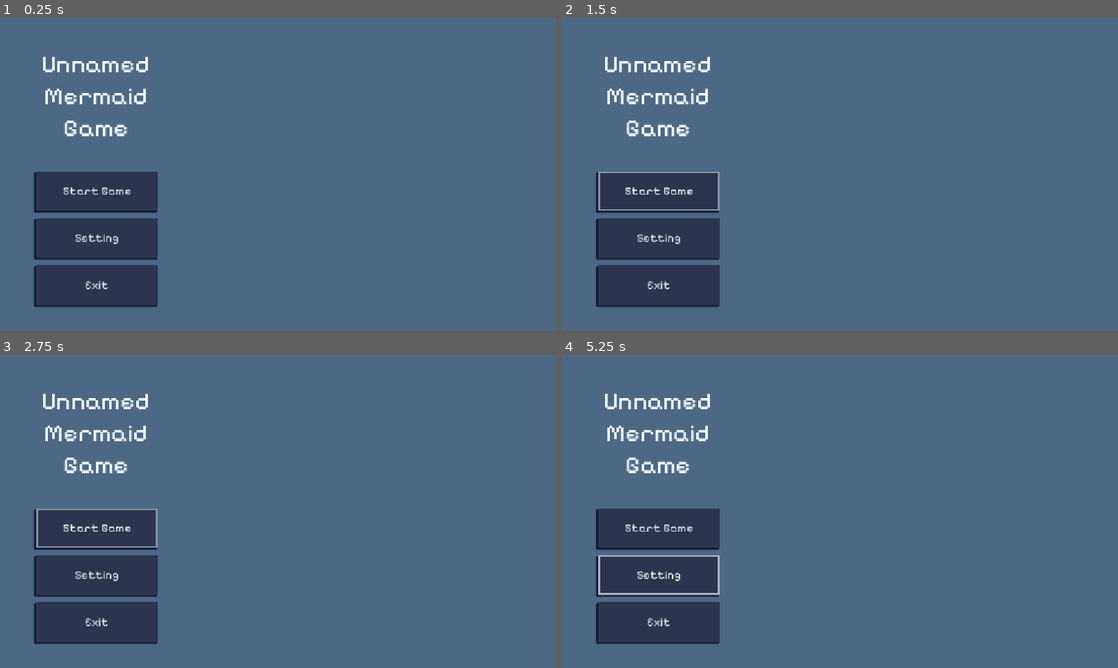
Above: before the commit, frames 1-4 (two rows, left to right).
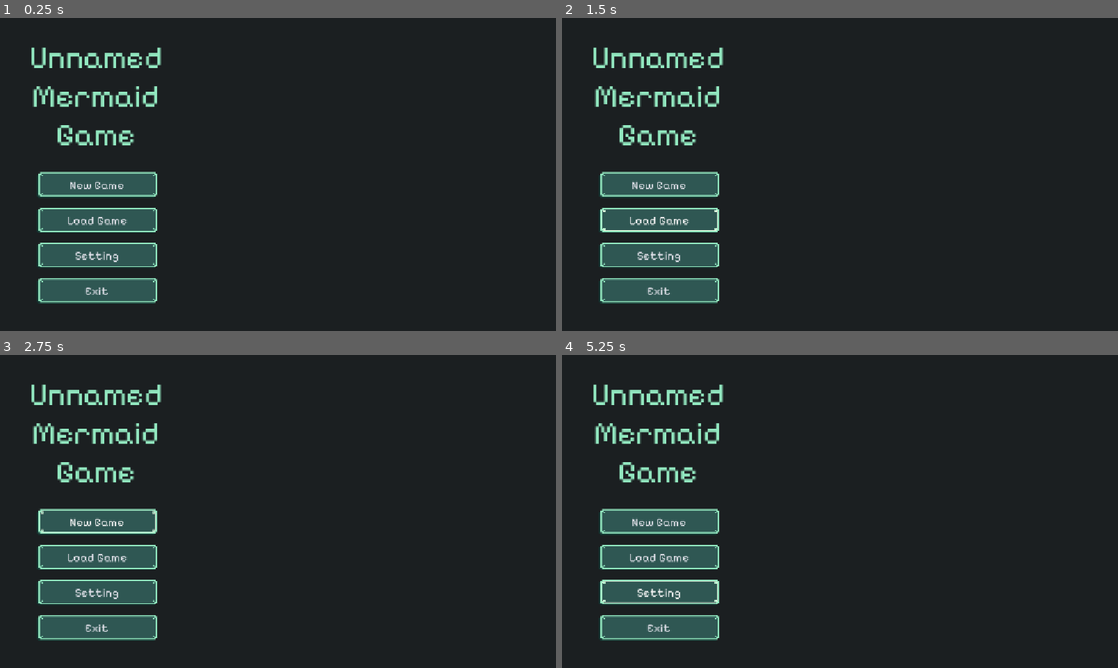
Above: after the commit, the same moments.

Repository: LenaCichewitz/GameJam
Game: Godot game, scene res://scenes/main_scene.tscn
Same seed, same stepped clock (60 frames per second), same inputs: the game is played once before the commit and once after it.
Inputs (mouse positions are in pixels of both pictures, inside the frame that each line leads up to):
- Up to frame 1 (0.25 s): no input
- Up to frame 2 (1.5 s): click "Start Game" (after the commit: "Load Game") at 0.5 s; click "Start Game" (after the commit: "Load Game") at 1.25 s
- Up to frame 3 (2.75 s): click (94, 520) at 2 s, where only the run after the commit has a clickable "New Game"
- Up to frame 4 (5.25 s): click (656, 520) at 2.75 s, where only the run after the commit has a clickable "New Game"; click "Start Game" (after the commit: "Load Game") at 3.5 s; click (656, 520) at 4.25 s, where only the run after the commit has a clickable "New Game"; click "Setting" at 5 s

The runs differ from the first frame. In frame 1, 100% of the frame differs, in the area x 0-100%, y 0-100%; in frame 2, 100%; in frame 3, 100%; in frame 4, 100%.

Commit message:
Improve Buttons

Diff:
--- /dev/null
+++ b/graphics/icons/Icon_closeButton.svg
@@ -0,0 +1,120 @@
+<?xml version="1.0" encoding="UTF-8" ?>
+<svg version="1.1" width="64" height="64" xmlns="http://www.w3.org/2000/svg" shape-rendering="crispEdges">
+<rect x="0" y="0" width="6" height="6" fill="#92E8C0" />
+<rect x="57" y="0" width="7" height="5" fill="#92E8C0" />
+<rect x="6" y="1" width="1" height="11" fill="#92E8C0" />
+<rect x="56" y="1" width="1" height="11" fill="#92E8C0" />
+<rect x="7" y="2" width="1" height="11" fill="#92E8C0" />
+<rect x="55" y="2" width="1" height="11" fill="#92E8C0" />
+<rect x="8" y="3" width="1" height="11" fill="#92E8C0" />
+<rect x="54" y="3" width="1" height="11" fill="#92E8C0" />
+<rect x="9" y="4" width="1" height="11" fill="#92E8C0" />
+<rect x="53" y="4" width="1" height="11" fill="#92E8C0" />
+<rect x="10" y="5" width="1" height="11" fill="#92E8C0" />
+<rect x="52" y="5" width="1" height="11" fill="#92E8C0" />
+<rect x="57" y="5" width="6" height="1" fill="#92E8C0" />
+<rect x="1" y="6" width="5" height="1" fill="#92E8C0" />
+<rect x="11" y="6" width="1" height="11" fill="#92E8C0" />
+<rect x="51" y="6" width="1" height="11" fill="#92E8C0" />
+<rect x="57" y="6" width="5" height="1" fill="#92E8C0" />
+<rect x="2" y="7" width="4" height="1" fill="#92E8C0" />
+<rect x="12" y="7" width="1" height="11" fill="#92E8C0" />
+<rect x="50" y="7" width="1" height="11" fill="#92E8C0" />
+<rect x="57" y="7" width="4" height="1" fill="#92E8C0" />
+<rect x="3" y="8" width="3" height="1" fill="#92E8C0" />
+<rect x="13" y="8" width="1" height="11" fill="#92E8C0" />
+<rect x="49" y="8" width="1" height="11" fill="#92E8C0" />
+<rect x="57" y="8" width="3" height="1" fill="#92E8C0" />
+<rect x="4" y="9" width="2" height="1" fill="#92E8C0" />
+<rect x="14" y="9" width="1" height="11" fill="#92E8C0" />
+<rect x="48" y="9" width="1" height="11" fill="#92E8C0" />
+<rect x="57" y="9" width="2" height="1" fill="#92E8C0" />
+<rect x="5" y="10" width="1" height="1" fill="#92E8C0" />
+<rect x="15" y="10" width="1" height="11" fill="#92E8C0" />
+<rect x="47" y="10" width="1" height="11" fill="#92E8C0" />
+<rect x="57" y="10" width="1" height="1" fill="#92E8C0" />
+<rect x="16" y="11" width="1" height="11" fill="#92E8C0" />
+<rect x="46" y="11" width="1" height="11" fill="#92E8C0" />
+<rect x="17" y="12" width="1" height="11" fill="#92E8C0" />
+<rect x="45" y="12" width="1" height="11" fill="#92E8C0" />
+<rect x="18" y="13" width="1" height="11" fill="#92E8C0" />
+<rect x="44" y="13" width="1" height="11" fill="#92E8C0" />
+<rect x="19" y="14" width="1" height="11" fill="#92E8C0" />
+<rect x="43" y="14" width="1" height="11" fill="#92E8C0" />
+<rect x="20" y="15" width="1" height="11" fill="#92E8C0" />
+<rect x="42" y="15" width="1" height="11" fill="#92E8C0" />
+<rect x="21" y="16" width="1" height="11" fill="#92E8C0" />
+<rect x="41" y="16" width="1" height="11" fill="#92E8C0" />
+<rect x="22" y="17" width="1" height="11" fill="#92E8C0" />
+<rect x="40" y="17" width="1" height="11" fill="#92E8C0" />
+<rect x="23" y="18" width="1" height="11" fill="#92E8C0" />
+<rect x="39" y="18" width="1" height="11" fill="#92E8C0" />
+<rect x="24" y="19" width="1" height="11" fill="#92E8C0" />
+<rect x="38" y="19" width="1" height="11" fill="#92E8C0" />
+<rect x="25" y="20" width="1" height="11" fill="#92E8C0" />
+<rect x="37" y="20" width="1" height="11" fill="#92E8C0" />
+<rect x="26" y="21" width="1" height="21" fill="#92E8C0" />
+<rect x="36" y="21" width="1" height="21" fill="#92E8C0" />
+<rect x="27" y="22" width="1" height="19" fill="#92E8C0" />
+<rect x="35" y="22" width="1" height="19" fill="#92E8C0" />
+<rect x="28" y="23" width="1" height="17" fill="#92E8C0" />
+<rect x="34" y="23" width="1" height="17" fill="#92E8C0" />
+<rect x="29" y="24" width="1" height="15" fill="#92E8C0" />
+<rect x="33" y="24" width="1" height="15" fill="#92E8C0" />
+<rect x="30" y="25" width="1" height="13" fill="#92E8C0" />
+<rect x="32" y="25" width="1" height="13" fill="#92E8C0" />
+<rect x="31" y="26" width="1" height="11" fill="#92E8C0" />
+<rect x="25" y="32" width="1" height="11" fill="#92E8C0" />
+<rect x="37" y="32" width="1" height="11" fill="#92E8C0" />
+<rect x="24" y="33" width="1" height="11" fill="#92E8C0" />
+<rect x="38" y="33" width="1" height="11" fill="#92E8C0" />
+<rect x="23" y="34" width="1" height="11" fill="#92E8C0" />
+<rect x="39" y="34" width="1" height="11" fill="#92E8C0" />
+<rect x="22" y="35" width="1" height="11" fill="#92E8C0" />
+<rect x="40" y="35" width="1" height="11" fill="#92E8C0" />
+<rect x="21" y="36" width="1" height="11" fill="#92E8C0" />
+<rect x="41" y="36" width="1" height="11" fill="#92E8C0" />
+<rect x="20" y="37" width="1" height="11" fill="#92E8C0" />
+<rect x="42" y="37" width="1" height="11" fill="#92E8C0" />
+<rect x="19" y="38" width="1" height="11" fill="#92E8C0" />
+<rect x="43" y="38" width="1" height="11" fill="#92E8C0" />
+<rect x="18" y="39" width="1" height="11" fill="#92E8C0" />
+<rect x="44" y="39" width="1" height="11" fill="#92E8C0" />
+<rect x="17" y="40" width="1" height="11" fill="#92E8C0" />
+<rect x="45" y="40" width="1" height="11" fill="#92E8C0" />
+<rect x="16" y="41" width="1" height="11" fill="#92E8C0" />
+<rect x="46" y="41" width="1" height="11" fill="#92E8C0" />
+<rect x="15" y="42" width="1" height="11" fill="#92E8C0" />
+<rect x="47" y="42" width="1" height="11" fill="#92E8C0" />
+<rect x="14" y="43" width="1" height="11" fill="#92E8C0" />
+<rect x="48" y="43" width="1" height="11" fill="#92E8C0" />
+<rect x="13" y="44" width="1" height="11" fill="#92E8C0" />
+<rect x="49" y="44" width="1" height="11" fill="#92E8C0" />
+<rect x="12" y="45" width="1" height="11" fill="#92E8C0" />
+<rect x="50" y="45" width="1" height="11" fill="#92E8C0" />
+<rect x="11" y="46" width="1" height="11" fill="#92E8C0" />
+<rect x="51" y="46" width="1" height="11" fill="#92E8C0" />
+<rect x="10" y="47" width="1" height="11" fill="#92E8C0" />
+<rect x="52" y="47" width="1" height="11" fill="#92E8C0" />
+<rect x="9" y="48" width="1" height="11" fill="#92E8C0" />
+<rect x="53" y="48" width="1" height="11" fill="#92E8C0" />
+<rect x="8" y="49" width="1" height="11" fill="#92E8C0" />
+<rect x="54" y="49" width="1" height="11" fill="#92E8C0" />
+<rect x="7" y="50" width="1" height="11" fill="#92E8C0" />
+<rect x="55" y="50" width="1" height="11" fill="#92E8C0" />
+<rect x="6" y="51" width="1" height="11" fill="#92E8C0" />
+<rect x="56" y="51" width="1" height="11" fill="#92E8C0" />
+<rect x="5" y="52" width="1" height="11" fill="#92E8C0" />
+<rect x="57" y="52" width="1" height="11" fill="#92E8C0" />
+<rect x="4" y="53" width="1" height="11" fill="#92E8C0" />
+<rect x="58" y="53" width="1" height="11" fill="#92E8C0" />
+<rect x="3" y="54" width="1" height="10" fill="#92E8C0" />
+<rect x="59" y="54" width="1" height="10" fill="#92E8C0" />
+<rect x="2" y="55" width="1" height="9" fill="#92E8C0" />
+<rect x="60" y="55" width="1" height="9" fill="#92E8C0" />
+<rect x="1" y="56" width="1" height="8" fill="#92E8C0" />
+<rect x="61" y="56" width="1" height="8" fill="#92E8C0" />
+<rect x="0" y="57" width="1" height="7" fill="#92E8C0" />
+<rect x="62" y="57" width="1" height="7" fill="#92E8C0" />
+<rect x="63" y="58" width="1" height="6" fill="#92E8C0" />
+</svg>
--- a/main_menu.gd
+++ b/main_menu.gd
@@ -10,6 +10,8 @@
 func _process(delta: float) -> void:
 	pass
 
+func _on_new_game_button_pressed() -> void:
+	pass # Replace with function body.
 
 func _on_start_pressed() -> void:
 	pass # Replace with function body.
--- a/main_menu.tscn
+++ b/main_menu.tscn
@@ -2,40 +2,34 @@
 
 [ext_resource type="Script" uid="uid://dy40qer85l50f" path="res://main_menu.gd" id="1_06t4h"]
 [ext_resource type="FontFile" uid="uid://crn665n4v4ku3" path="res://Fonts/Pixelify_Sans/PixelifySans-VariableFont_wght.ttf" id="2_7vrkn"]
+[ext_resource type="FontFile" uid="uid://cyu056i3h3g3i" path="res://Fonts/Pixelify_Sans/static/PixelifySans-Regular.ttf" id="3_fu7sn"]
+[ext_resource type="Texture2D" uid="uid://cyruobvl3nbte" path="res://graphics/Button.png" id="3_nlkkf"]
+[ext_resource type="Texture2D" uid="uid://bbx4w8qmmfjme" path="res://graphics/Button_focus.png" id="4_qe12f"]
+[ext_resource type="Texture2D" uid="uid://mlrowkyssph0" path="res://graphics/Button_hover.png" id="5_8qtwp"]
 
 [sub_resource type="StyleBoxFlat" id="StyleBoxFlat_gf8qy"]
-bg_color = Color(0.29803923, 0.40784314, 0.52156866, 1)
+bg_color = Color(0.105882354, 0.12156863, 0.12941177, 1)
 
-[sub_resource type="StyleBoxFlat" id="StyleBoxFlat_v8y12"]
-bg_color = Color(0.17254902, 0.20784314, 0.3019608, 1)
-shadow_color = Color(0.078431375, 0.09411765, 0.18039216, 1)
-shadow_size = 3
-shadow_offset = Vector2(-3, 3)
+[sub_resource type="StyleBoxTexture" id="StyleBoxTexture_nlkkf"]
+texture = ExtResource("3_nlkkf")
 
-[sub_resource type="StyleBoxFlat" id="StyleBoxFlat_7vrkn"]
-bg_color = Color(0.17254902, 0.20784314, 0.3019608, 1)
+[sub_resource type="StyleBoxTexture" id="StyleBoxTexture_qe12f"]
+texture = ExtResource("4_qe12f")
 
-[sub_resource type="StyleBoxFlat" id="StyleBoxFlat_06t4h"]
-bg_color = Color(0.17254902, 0.20784314, 0.3019608, 1)
-border_width_left = 3
-border_width_top = 3
-border_width_right = 3
-border_width_bottom = 3
-border_color = Color(0.54509807, 0.5647059, 0.62352943, 1)
-shadow_color = Color(0.078431375, 0.09411765, 0.18039216, 1)
-shadow_size = 3
-shadow_offset = Vector2(-3, 3)
+[sub_resource type="StyleBoxTexture" id="StyleBoxTexture_8qtwp"]
+texture = ExtResource("5_8qtwp")
 
-[sub_resource type="StyleBoxFlat" id="StyleBoxFlat_fu7sn"]
-bg_color = Color(0.17254902, 0.20784314, 0.3019608, 1)
-border_width_left = 3
-border_width_top = 3
-border_width_right = 3
-border_width_bottom = 3
-border_color = Color(0.6901961, 0.7019608, 0.7490196, 1)
-shadow_color = Color(0.078431375, 0.09411765, 0.18039216, 1)
-shadow_size = 3
-shadow_offset = Vector2(-3, 3)
+[sub_resource type="StyleBoxTexture" id="StyleBoxTexture_glbon"]
+texture = ExtResource("3_nlkkf")
+
+[sub_resource type="StyleBoxTexture" id="StyleBoxTexture_dy7ct"]
+texture = ExtResource("4_qe12f")
+
+[sub_resource type="StyleBoxTexture" id="StyleBoxTexture_0o4t1"]
+texture = ExtResource("5_8qtwp")
+
+[sub_resource type="FontVariation" id="FontVariation_7vrkn"]
+base_font = ExtResource("3_fu7sn")
 
 [node name="MainMenu" type="Control" unique_id=793280666]
 layout_mode = 3
@@ -63,7 +57,7 @@
 offset_bottom = 594.0
 theme_override_constants/separation = 16
 
-[node name="Button" type="Button" parent="VBoxContainer" unique_id=557731142]
+[node name="NewGame" type="Button" parent="VBoxContainer" unique_id=969418529]
 layout_mode = 2
 size_flags_vertical = 3
 accessibility_name = "Start Game"
@@ -73,10 +67,25 @@
 theme_override_colors/font_pressed_color = Color(0.8745098, 0.8784314, 0.9098039, 1)
 theme_override_fonts/font = ExtResource("2_7vrkn")
 theme_override_font_sizes/font_size = 24
-theme_override_styles/normal = SubResource("StyleBoxFlat_v8y12")
-theme_override_styles/pressed = SubResource("StyleBoxFlat_7vrkn")
-theme_override_styles/hover = SubResource("StyleBoxFlat_06t4h")
-text = "Start Game"
+theme_override_styles/normal = SubResource("StyleBoxTexture_nlkkf")
+theme_override_styles/pressed = SubResource("StyleBoxTexture_qe12f")
+theme_override_styles/hover = SubResource("StyleBoxTexture_8qtwp")
+text = "New Game"
+
+[node name="Load Button" type="Button" parent="VBoxContainer" unique_id=557731142]
+layout_mode = 2
+size_flags_vertical = 3
+accessibility_name = "Start Game"
+accessibility_description = "This Button starts the game"
+theme_override_colors/font_color = Color(0.8745098, 0.8784314, 0.9098039, 1)
+theme_override_colors/font_focus_color = Color(0.8745098, 0.8784314, 0.9098039, 1)
+theme_override_colors/font_pressed_color = Color(0.8745098, 0.8784314, 0.9098039, 1)
+theme_override_fonts/font = ExtResource("2_7vrkn")
+theme_override_font_sizes/font_size = 24
+theme_override_styles/normal = SubResource("StyleBoxTexture_nlkkf")
+theme_override_styles/pressed = SubResource("StyleBoxTexture_qe12f")
+theme_override_styles/hover = SubResource("StyleBoxTexture_8qtwp")
+text = "Load Game"
 
 [node name="Setting" type="Button" parent="VBoxContainer" unique_id=903165930]
 layout_mode = 2
@@ -88,9 +97,9 @@
 theme_override_colors/font_pressed_color = Color(0.8745098, 0.8784314, 0.9098039, 1)
 theme_override_fonts/font = ExtResource("2_7vrkn")
 theme_override_font_sizes/font_size = 24
-theme_override_styles/normal = SubResource("StyleBoxFlat_v8y12")
-theme_override_styles/pressed = SubResource("StyleBoxFlat_7vrkn")
-theme_override_styles/hover = SubResource("StyleBoxFlat_fu7sn")
+theme_override_styles/normal = SubResource("StyleBoxTexture_nlkkf")
+theme_override_styles/pressed = SubResource("StyleBoxTexture_qe12f")
+theme_override_styles/hover = SubResource("StyleBoxTexture_8qtwp")
 text = "Setting"
 
 [node name="Exit" type="Button" parent="VBoxContainer" unique_id=577767313]
@@ -103,9 +112,9 @@
 theme_override_colors/font_pressed_color = Color(0.8745098, 0.8784314, 0.9098039, 1)
 theme_override_fonts/font = ExtResource("2_7vrkn")
 theme_override_font_sizes/font_size = 24
-theme_override_styles/normal = SubResource("StyleBoxFlat_v8y12")
-theme_override_styles/pressed = SubResource("StyleBoxFlat_7vrkn")
-theme_override_styles/hover = SubResource("StyleBoxFlat_fu7sn")
+theme_override_styles/normal = SubResource("StyleBoxTexture_glbon")
+theme_override_styles/pressed = SubResource("StyleBoxTexture_dy7ct")
+theme_override_styles/hover = SubResource("StyleBoxTexture_0o4t1")
 text = "Exit
 "
 
@@ -116,13 +125,15 @@
 offset_top = 27.0
 offset_right = 345.0
 offset_bottom = 297.0
-theme_override_fonts/font = ExtResource("2_7vrkn")
-theme_override_font_sizes/font_size = 52
+theme_override_colors/font_color = Color(0.57254905, 0.9098039, 0.7529412, 1)
+theme_override_fonts/font = SubResource("FontVariation_7vrkn")
+theme_override_font_sizes/font_size = 64
 text = "Unnamed Mermaid Game"
 horizontal_alignment = 1
 vertical_alignment = 1
 autowrap_mode = 2
 
-[connection signal="pressed" from="VBoxContainer/Button" to="." method="_on_start_pressed"]
+[connection signal="pressed" from="VBoxContainer/NewGame" to="." method="_on_new_game_button_pressed"]
+[connection signal="pressed" from="VBoxContainer/Load Button" to="." method="_on_start_pressed"]
 [connection signal="pressed" from="VBoxContainer/Setting" to="." method="_on_setting_pressed"]
 [connection signal="pressed" from="VBoxContainer/Exit" to="." method="_on_exit_pressed"]
Binary file added: graphics/Button.png
Not shown, added: graphics/Button.png.import
Binary file added: graphics/Button_focus.png
Not shown, added: graphics/Button_focus.png.import
Binary file added: graphics/Button_hover.png
Not shown, added: graphics/Button_hover.png.import
Not shown, added: graphics/icons/Icon_closeButton.svg.import
